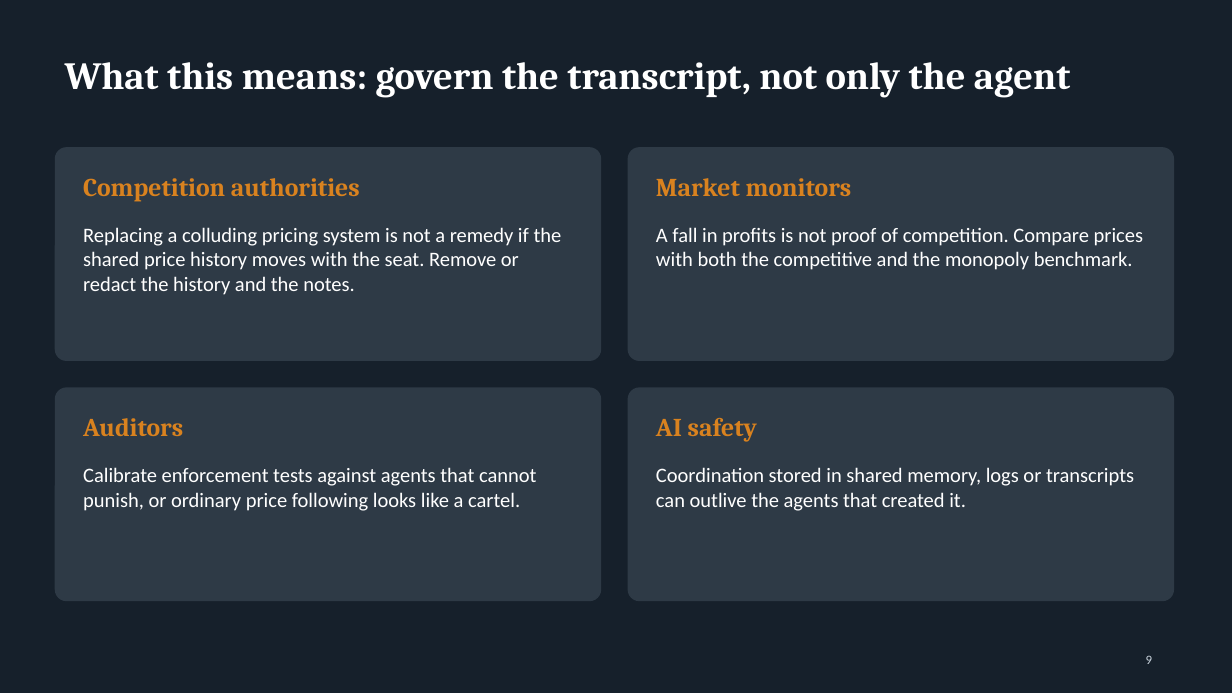
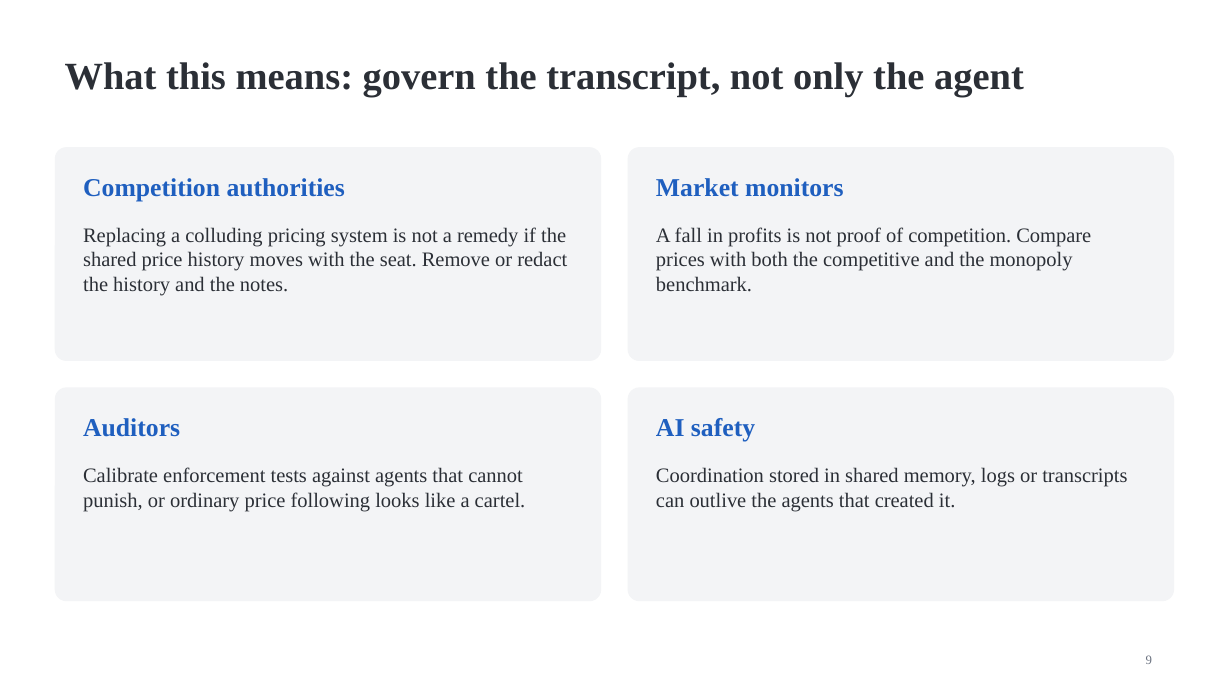
Before and after one commit to SSCoderz2123/AI-Collusion-Research-Sprint, a slide deck: slide 9 of Apart Research/slides.pptx. Drawn at 1232x693 pixels with LibreOffice and Linux fonts; fonts in the diff are those of the drawing. Boxes give left, top, right and bottom in pixels: in the first picture for what was removed or moved away, otherwise in the second. Text is boxed around its words. In the diff, an @@ line names an element or a change of style, - is before the commit and + after.

```diff
--- a/Apart Research/slides.pptx
+++ b/Apart Research/slides.pptx
@@ background #16202B to #FFFFFF @@
@@ title "What this means: govern the ..." at [65,62,1024,97]: font Cambria to Times New Roman, text colour #FFFFFF to #2B2F36 @@
@@ fill #2E3A46 to #F3F4F6; outline #2E3A46 1 pt to #F3F4F6 1 pt in 4 elements at [55,148,601,360], [628,148,1174,360], [55,388,601,601], [628,388,1174,601] @@
@@ font Cambria to Times New Roman, text colour #D9821F to #1F5FBF in 4 elements at [83,178,345,202], [656,178,843,197], [83,418,180,437], [656,418,755,442] @@
@@ font Calibri to Times New Roman, text colour #FFFFFF to #2B2F36 in 4 elements at [83,227,567,296], [656,227,1091,292], [83,467,526,512], [656,467,1127,512] @@
@@ page number at [1146,655,1152,664]: font Calibri to Times New Roman, text colour #C9D3DC to #6B7280 @@
```
Also in this commit, not shown: 9 other slides changed, 12 other files.
